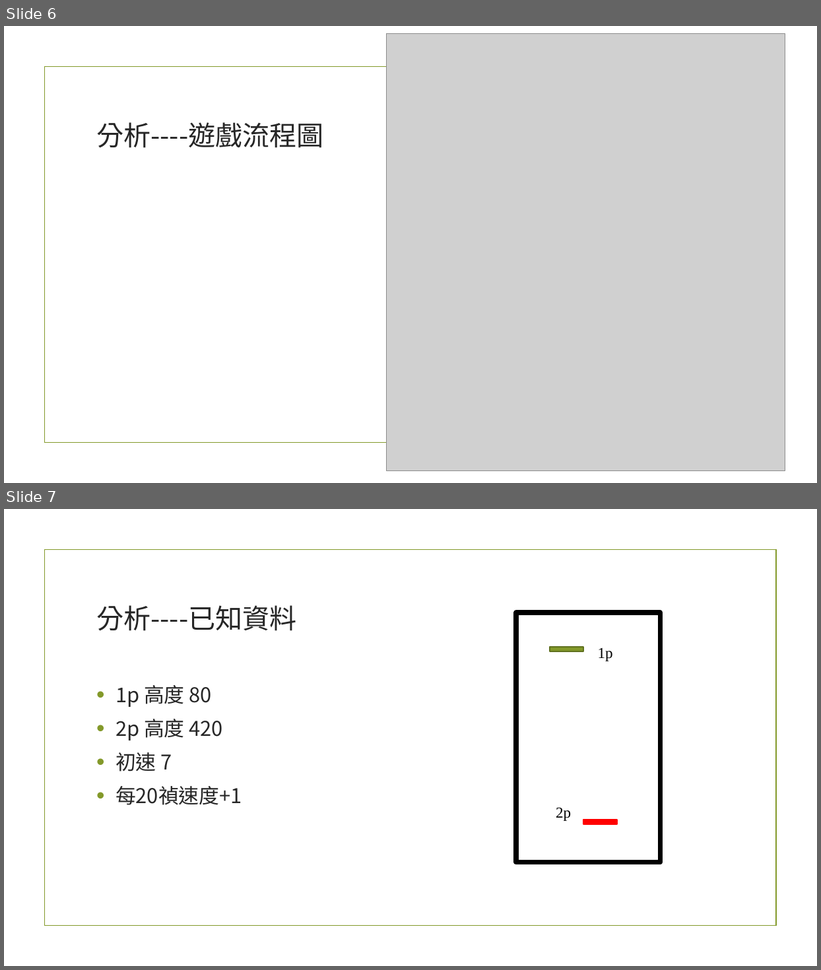
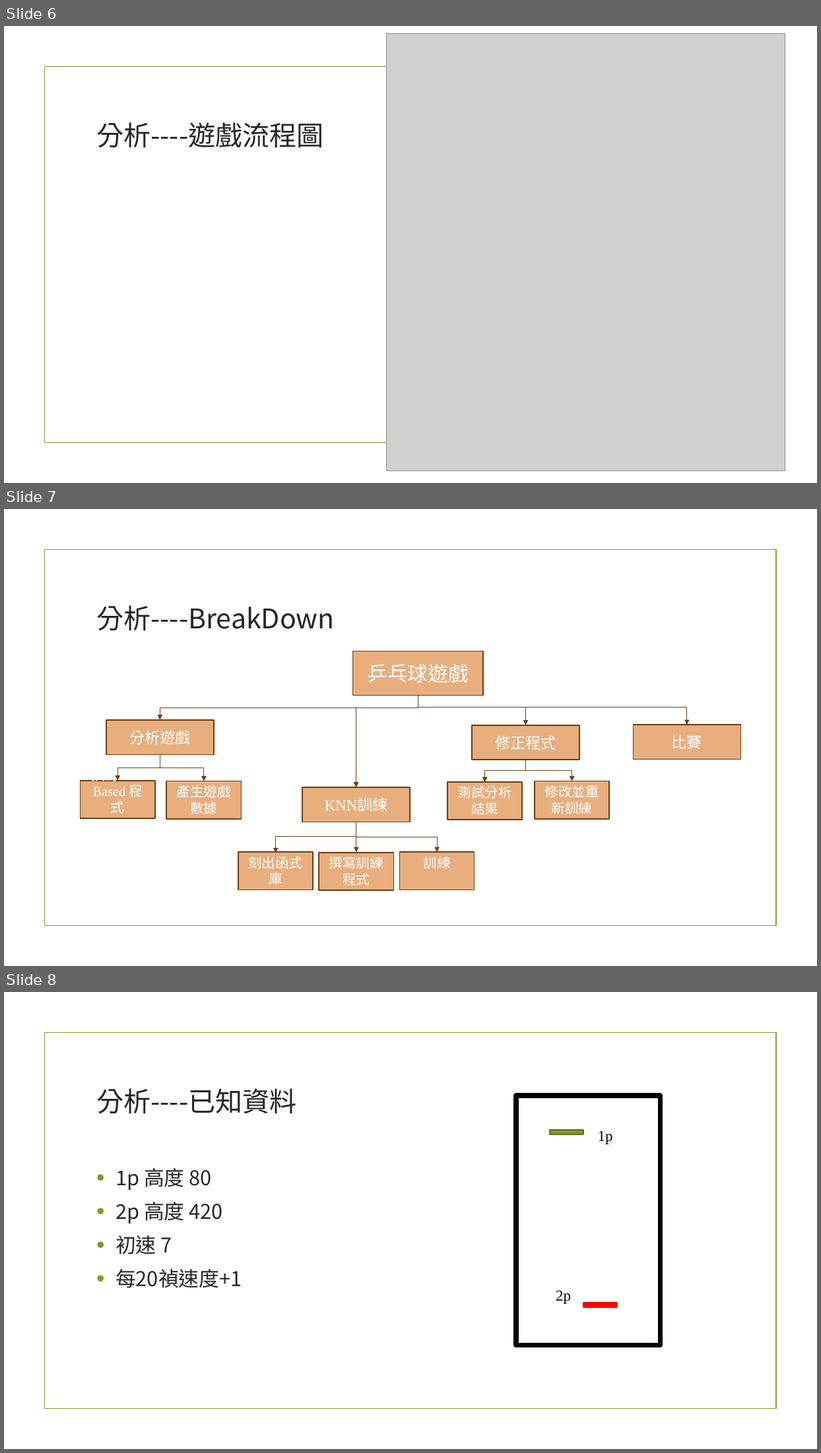
Before and after one commit to z50215z/Final-Project, a slide deck: 打乒乓球_第七組.pptx. Shown one above the other, each under a label of ours: slides 6 and 7 before the commit, slides 6, 7 and 8 after it. The pictures are 821x970 and 821x1453 pixels, drawn with LibreOffice and Linux fonts; fonts in the diff are those of the drawing; grey boxes stand for pictures; background and template pictures are left out. Boxes give left, top, right and bottom in pixels: in the first picture for what was removed or moved away, otherwise in the second. Text is boxed around its words. In the diff, an @@ line names an element or a change of style, - is before the commit and + after.

```diff
--- a/打乒乓球_第七組.pptx
+++ b/打乒乓球_第七組.pptx
@@ slide 7 added at [4, 509, 817, 966], background picture (left out); not listed: 1 template element that a slide beside it also shows @@
@@ title added at [96, 605, 335, 631], 32 pt, text #262626 @@
+分析----BreakDown
@@ group added at [81, 651, 741, 891]: 12 rectangles, 8 elbow arrows, 3 arrows @@
+乒乓球遊戲
+修正程式
+分析遊戲
+撰寫Rule Based 程式
+產生遊戲數據
+KNN訓練
+比賽
+刻出函式庫
+撰寫訓練程式
+訓練
+測試分析結果
+修改並重新訓練
@@ what was slide 7 is now slide 8 @@
```
